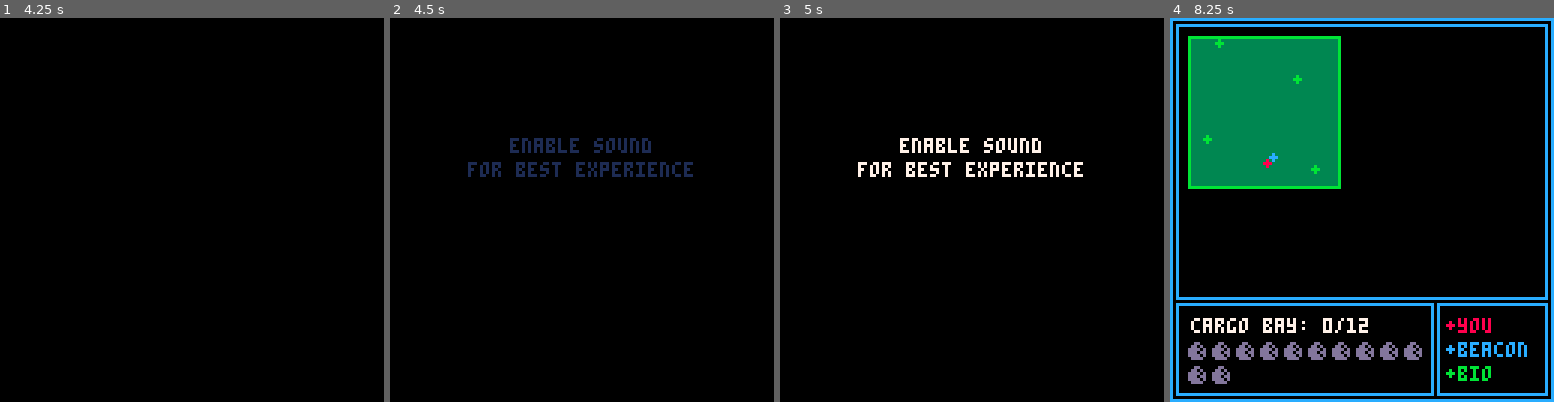
Above: before the commit, frames 1-4 (left to right).
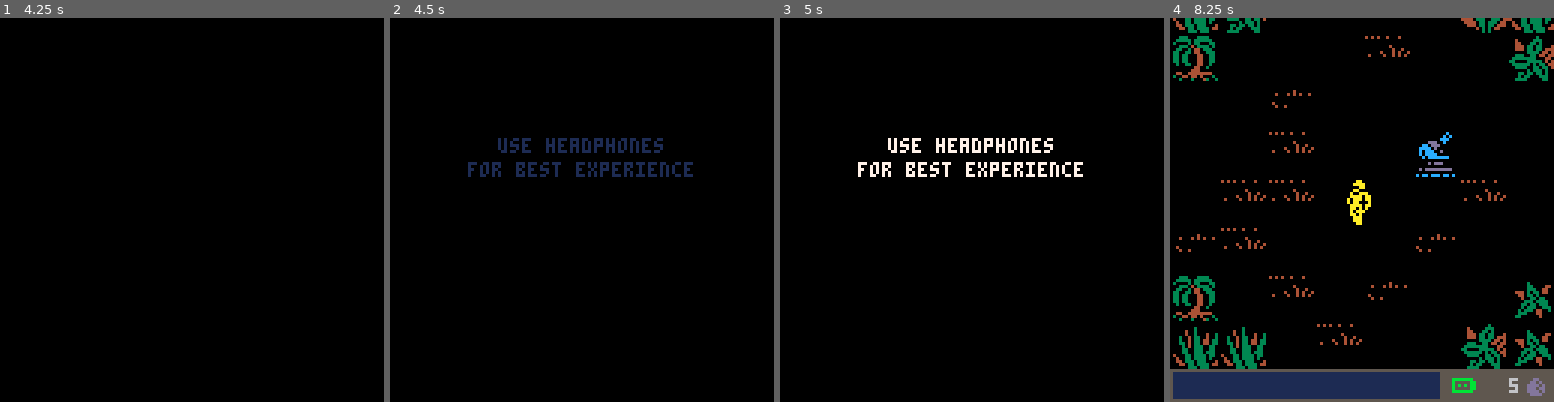
Above: after the commit, the same moments.

Repository: morningtoast/pico8-alien
Game: PICO-8 cartridge alienharvest.p8
Same seed, same stepped clock (60 frames per second), same inputs: the game is played once before the commit and once after it.
Inputs:
- Up to frame 1 (4.25 s): tap X (X key) at 0.33, 1.07, 1.85, 2.97, 4.08 s; tap O (Z key) at 0.7, 1.7, 2.1, 2.5, 2.9, 3.3, 3.7, 4.1 s; hold Right 1.6-2.1 s; hold Up 2.15-2.42 s; hold Right 2.47-3.03 s; hold Left 3.08-3.58 s; hold Down 3.63-3.97 s; hold Right from 4.02 s (still down)
- Up to frame 2 (4.5 s): keep holding Right
- Up to frame 3 (5 s): tap O (Z key) at 4.5, 4.9 s; release Right at 4.68 s; hold Up from 4.73 s (still down)
- Up to frame 4 (8.25 s): release Up at 5.03 s; hold Left 5.08-5.68 s; tap X (X key) at 5.2, 6.32, 7.43 s; tap O (Z key) every 0.4 s from 5.3 to 8.1 s; hold Down 5.73-6.03 s; hold Right 6.08-6.58 s; hold Right 6.63-7.13 s; hold Up 7.18-7.45 s; hold Right 7.5-8.07 s; hold Left from 8.12 s (still down)

Frame 1 is identical in both runs. In frame 2, 0.5% of the frame differs, in the area x 28-72%, y 31-36%; in frame 3, 0.5%; in frame 4, 38%, in the area x 0-100%, y 0-100%.

Commit message:
Undo to title, terror mode fixed

Diff:
--- a/alienharvest.p8
+++ b/alienharvest.p8
@@ -1427,7 +1427,7 @@
         fd_init(title_init)
         cart(ef,function()
             fd_update()
-            center_text("enable sound;for best experience", 40, fd_c)
+            center_text("use headphones;for best experience", 40, fd_c)
             if gt==sec(2.25) then fd_out() end
         end)
     end
@@ -1496,28 +1496,22 @@
 	p_eggs=0
 	map_eggs=0
 	gameover=0
-    quota=12
 	grid={}
 	blood={}
 	levels={}
-
 
 	local ty=-8
 	local hugspr=anim(hug_anim,true)
 	local hugx=-16
 	local gst=1
-	local label=""
 	local tc=12
 
-	if tm>0 then tc=8 end
-
 	fd_init()
 
 	function title_update()
-		label="normal mode"
-
-		if btnzp or btnxp then
-			if gst==1 then
+        if btnxp then help_init() end
+		if btnzp then
+			if tc==12 then
 				tmo=false
 				countdown=sec(40)
 				tran_w=5
@@ -1526,9 +1520,7 @@
 				if firstplay then story_init(true) else start_init() end
 			end
 
-			if gst==2 then help_init() end
-
-			if gst==3 and tm>0 then
+			if tc==8 and tm>0 then
 				tmo=true
 				countdown=sec(30)
 				quota=20
@@ -1537,19 +1529,12 @@
 
 				start_init()
 			end
-		end
-
-		if btnp(1) then gst+=1 end
-		if btnp(0) then gst-=1 end
-
-		if gst>3 then gst=1 end
-		if gst<1 then gst=3 end
-
-		if gst==2 then label="how to play" end
-		if gst==3 then
-			if tm>0 then label="terror mode" else label="mode locked" end
-		end
-
+
+		end
+
+		if btnp(2) and tm>0 then
+            if tc==12 then tc=8 else tc=12 end
+        end
 
 		if gt>sec(1.5) then fd_update() end
 		hugspr=anim(hug_anim)
@@ -1561,7 +1546,7 @@
 		center_text("harvest",68,fd_c)
 
 		if gt>sec(2.5) then
-			center_text("< "..label.." >;press z to continue",100,6)
+			center_text("press z to start;press x for help",100,6)
 		end
 		palt(2,true)
 
@@ -1577,6 +1562,26 @@
 	cart(title_update,title_draw)
 end
 
+
+function achv_init()
+    function achv_drw()
+        center_text("achievements",10,12)
+
+        center_text("terror mode",30,5)
+        center_text("bishop's dozen",40,5)
+        center_text("bone collector",50,5)
+        center_text("no hugs",60,5)
+        center_text("save jonesy",70,5)
+        center_text("see manual for details",95,7)
+
+        if gt>sec(1) and (btnxp or btnzp) then title_init() end
+
+    end
+
+
+
+    cart(ef,achv_drw)
+end
 
 
 -- #help
@@ -1598,7 +1603,7 @@
 		print("stand on beacon when\negg counter shows 0\nto go to next planet",26,34, 7)
 
 		spr(9, 6,62, 2,1)
-		print("search bodies to\nequip weapons\n\n\n\n\142/z for map scan\n\n\151/x to use weapon", 26,60,7)
+		print("search bodies to\nequip weapons\n\n\n\n\142 or z for map scan\n\n\151 or x to use weapon", 26,60,7)
 
 
 
@@ -1718,7 +1723,7 @@
 cartdata("ahmt2017")
 function _init()
 	tm=dget(0)
-
+	tm=1
 	intro_init()
 end
 
